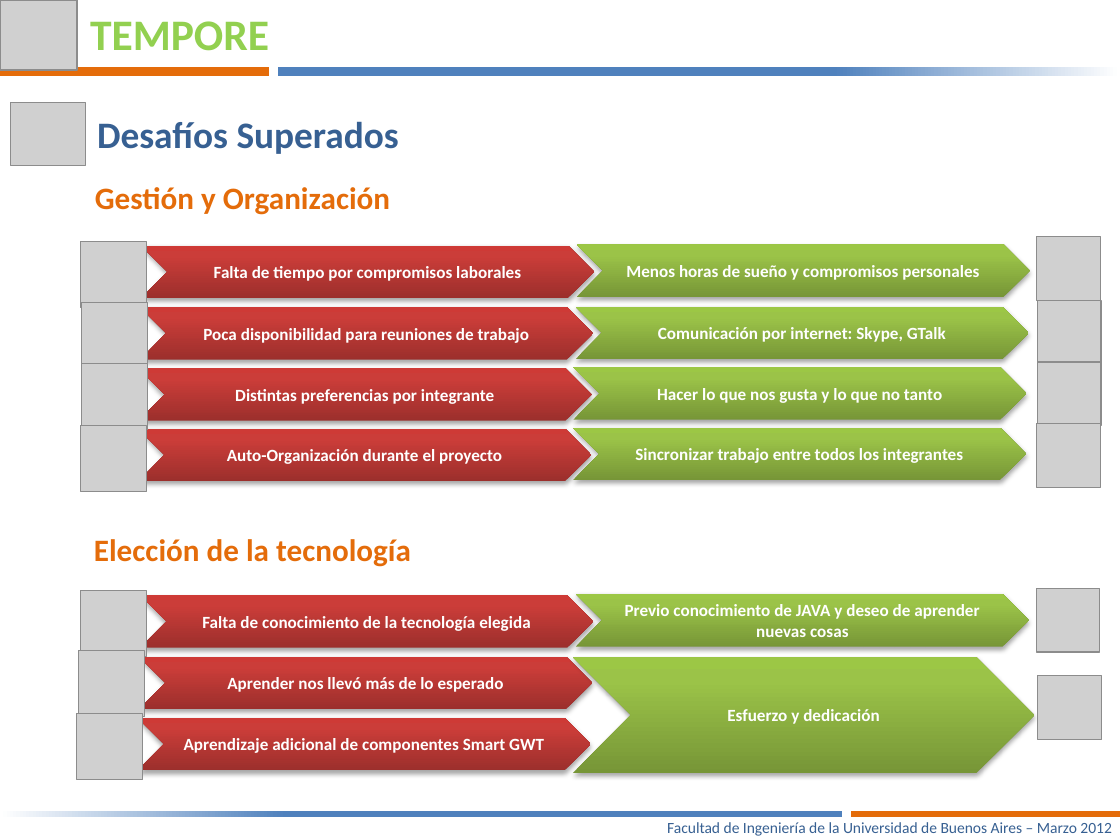
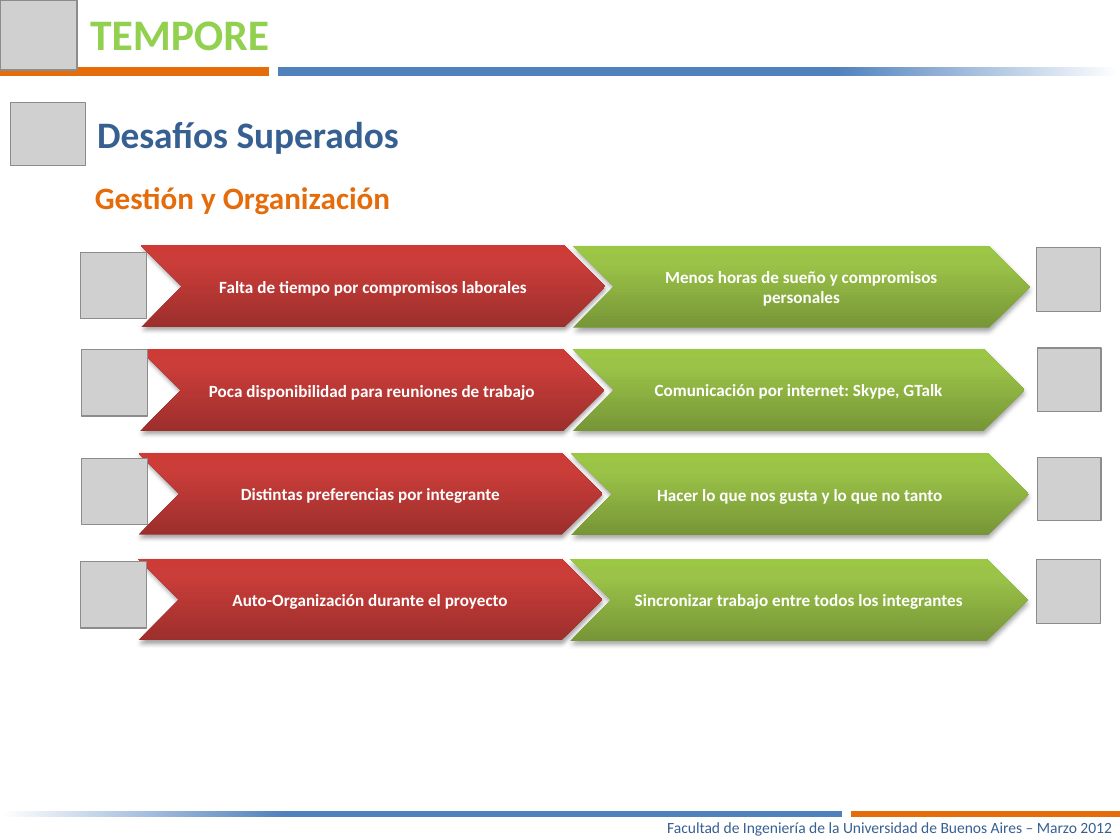
Before and after one commit to joshishimla99/tempore, a slide deck: slide 14 of docs/Presentacion Final/Tempore – Manejá tus tiempos-V6.pptx (slide 11 before the commit). Drawn at 1120x840 pixels with LibreOffice and Linux fonts; fonts in the diff are those of the drawing; grey boxes stand for pictures. Boxes give left, top, right and bottom in pixels: in the first picture for what was removed or moved away, otherwise in the second. Text is boxed around its words. In the diff, an @@ line names an element or a change of style, - is before the commit and + after.

```diff
--- a/docs/Presentacion Final/Tempore – Manejá tus tiempos-V6.pptx
+++ b/docs/Presentacion Final/Tempore – Manejá tus tiempos-V6.pptx
@@ picture: place and size @@
-picture at (81, 242, 147, 308)
+picture at (81, 252, 147, 318)
@@ chevron "Falta de tiempo por compromisos ...": place and size @@
-chevron "Falta de tiempo por compromisos ..." at (141, 245, 595, 298)
+chevron "Falta de tiempo por compromisos ..." at (141, 245, 605, 327)
@@ chevron "Menos horas de sueño y ...": place and size @@
-chevron "Menos horas de sueño y ..." at (577, 244, 1030, 297)
+chevron "Menos horas de sueño y ..." at (573, 246, 1030, 328)
@@ picture: place and size @@
-picture at (1036, 236, 1100, 300)
+picture at (1036, 248, 1100, 311)
@@ picture: place and size @@
-picture at (82, 302, 148, 368)
+picture at (82, 349, 148, 416)
@@ chevron "Poca disponibilidad para reuniones de ...": place and size @@
-chevron "Poca disponibilidad para reuniones de ..." at (140, 307, 594, 360)
+chevron "Poca disponibilidad para reuniones de ..." at (140, 349, 604, 431)
@@ chevron "Comunicación por internet: Skype, GTalk": place and size @@
-chevron "Comunicación por internet: Skype, GTalk" at (576, 307, 1029, 360)
+chevron "Comunicación por internet: Skype, GTalk" at (573, 349, 1025, 431)
@@ picture: place and size @@
-picture at (1037, 300, 1101, 364)
+picture at (1037, 348, 1101, 412)
@@ picture: place and size @@
-picture at (82, 363, 148, 429)
+picture at (82, 458, 148, 524)
@@ chevron "Distintas preferencias por integrante": place and size @@
-chevron "Distintas preferencias por integrante" at (139, 368, 592, 421)
+chevron "Distintas preferencias por integrante" at (139, 452, 603, 534)
@@ chevron "Hacer lo que nos gusta ...": place and size @@
-chevron "Hacer lo que nos gusta ..." at (573, 367, 1027, 420)
+chevron "Hacer lo que nos gusta ..." at (571, 454, 1029, 535)
@@ picture: place and size @@
-picture at (1037, 362, 1101, 426)
+picture at (1037, 457, 1101, 521)
@@ text removed at (94, 539, 411, 567) @@
-Elección de la tecnología
@@ picture: place and size @@
-picture at (81, 426, 147, 492)
+picture at (81, 562, 147, 628)
@@ chevron "Auto-Organización durante el proyecto": place and size @@
-chevron "Auto-Organización durante el proyecto" at (138, 429, 591, 482)
+chevron "Auto-Organización durante el proyecto" at (138, 559, 601, 641)
@@ chevron "Sincronizar trabajo entre todos los ...": place and size @@
-chevron "Sincronizar trabajo entre todos los ..." at (573, 428, 1027, 480)
+chevron "Sincronizar trabajo entre todos los ..." at (570, 559, 1027, 641)
@@ picture: place and size @@
-picture at (1036, 423, 1100, 487)
+picture at (1036, 560, 1100, 624)
@@ picture removed at (81, 590, 147, 656) @@
@@ chevron removed at (140, 595, 594, 647) @@
-Falta de conocimiento de la tecnología elegida
@@ chevron removed at (576, 594, 1029, 646) @@
-Previo conocimiento de JAVA y deseo de aprender nuevas cosas
@@ picture removed at (1036, 588, 1100, 652) @@
@@ picture removed at (78, 650, 144, 716) @@
@@ chevron removed at (139, 656, 592, 709) @@
-Aprender nos llevó más de lo esperado
@@ chevron removed at (573, 657, 1035, 773) @@
-Esfuerzo y dedicación
@@ picture removed at (1038, 675, 1102, 739) @@
@@ picture removed at (76, 713, 142, 780) @@
@@ chevron removed at (138, 718, 591, 771) @@
-Aprendizaje adicional de componentes Smart GWT
```
Also in this commit, not shown: 4 other slides changed, 2 slides added.
